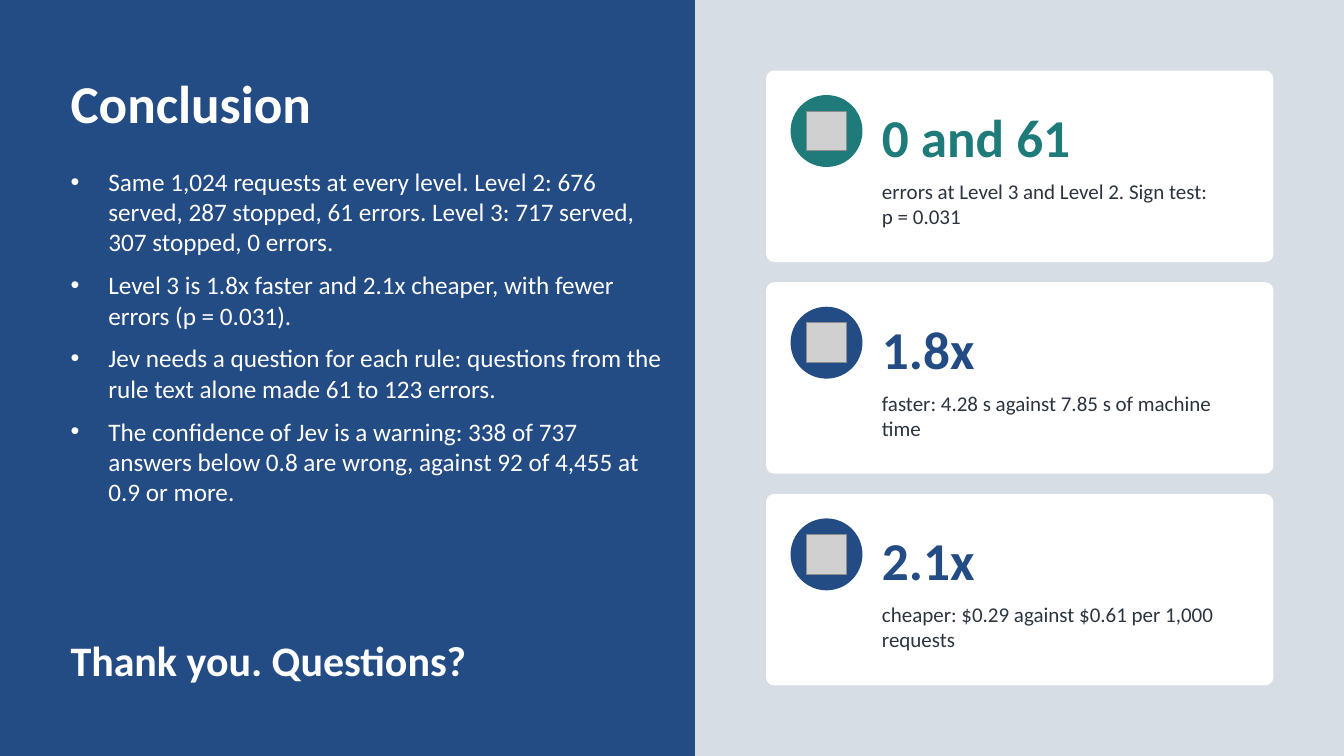
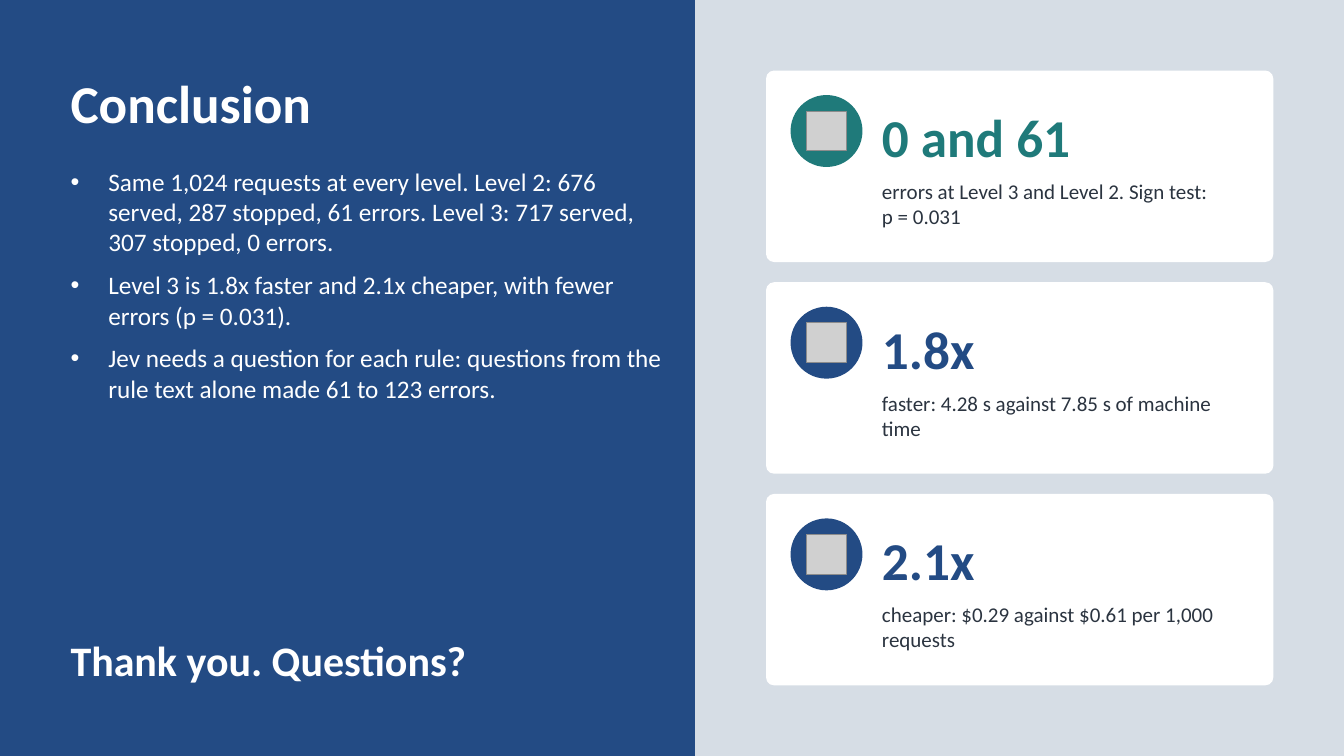
Before and after one commit to neilonthesky/english-presentation, a slide deck: slide 30 of slides/deck.pptx (slide 31 before the commit). Drawn at 1344x756 pixels with LibreOffice and Linux fonts; fonts in the diff are those of the drawing; grey boxes stand for pictures. Boxes give left, top, right and bottom in pixels: in the first picture for what was removed or moved away, otherwise in the second. Text is boxed around its words. In the diff, an @@ line names an element or a change of style, - is before the commit and + after.

```diff
--- a/slides/deck.pptx
+++ b/slides/deck.pptx
@@ text at box(108, 423, 638, 501): paragraph removed @@
-• The confidence of Jev is a warning: 338 of 737 answers below 0.8 are wrong, against 92 of 4,455 at 0.9 or more.
```
Also in this commit, not shown: 3 other slides changed, 1 slide removed, 9 other files.
